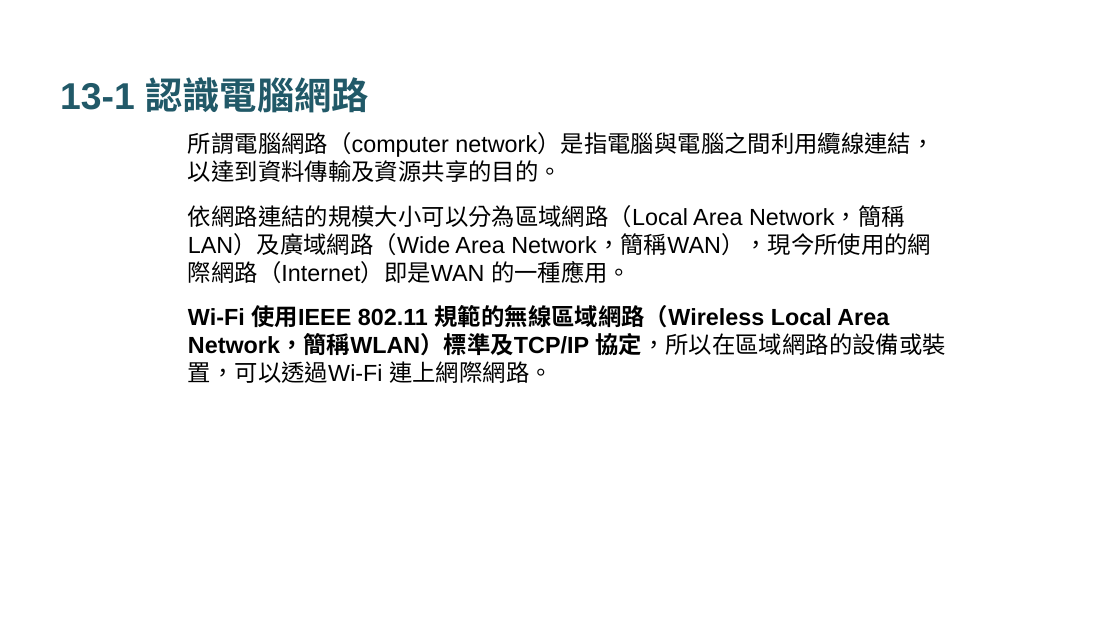
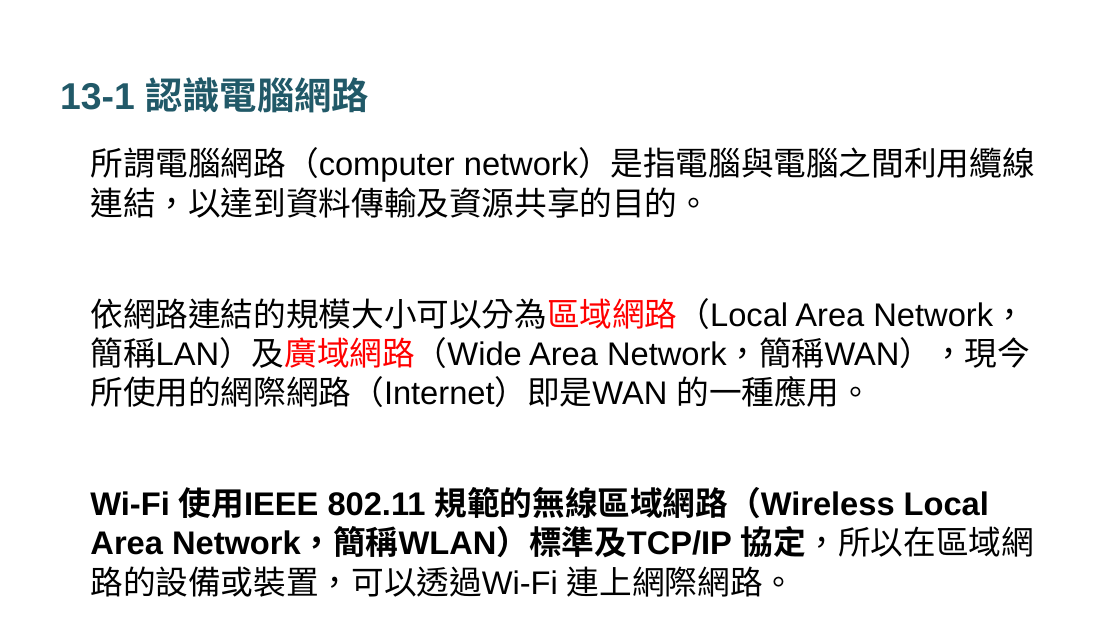
Before and after one commit to jacktea88/Linux, a slide deck: slide 2 of PPT/05-網路ip簡介.pptx. Drawn at 1120x630 pixels with LibreOffice and Linux fonts; fonts in the diff are those of the drawing. Boxes give left, top, right and bottom in pixels: in the first picture for what was removed or moved away, otherwise in the second. Text is boxed around its words. In the diff, an @@ line names an element or a change of style, - is before the commit and + after.

```diff
--- a/PPT/05-網路ip簡介.pptx
+++ b/PPT/05-網路ip簡介.pptx
@@ text "所謂電腦網路（computer network）是指電腦與電腦之間利用纜線連結，以達到資料傳輸及資源共享的目的。": place and size @@
-text "所謂電腦網路（computer network）是指電腦與電腦之間利用纜線連結，以達到資料傳輸及資源共享的目的。" at <box>188,132,946,383</box>
+text "所謂電腦網路（computer network）是指電腦與電腦之間利用纜線連結，以達到資料傳輸及資源共享的目的。" at <box>90,147,1035,597</box>
@@ text "所謂電腦網路（computer network）是指電腦與電腦之間利用纜線連結，以達到資料傳輸及資源共享的目的。" at <box>90,147,1035,597</box>: size 20 to 28 pt; text colour #000000 to #FF0000 in "依網路連結的規模大小可以分為區域網路（Local Network，簡稱LAN）及廣域網路（Wide" @@
```
Also in this commit, not shown: 4 other slides changed, 3 other files.
